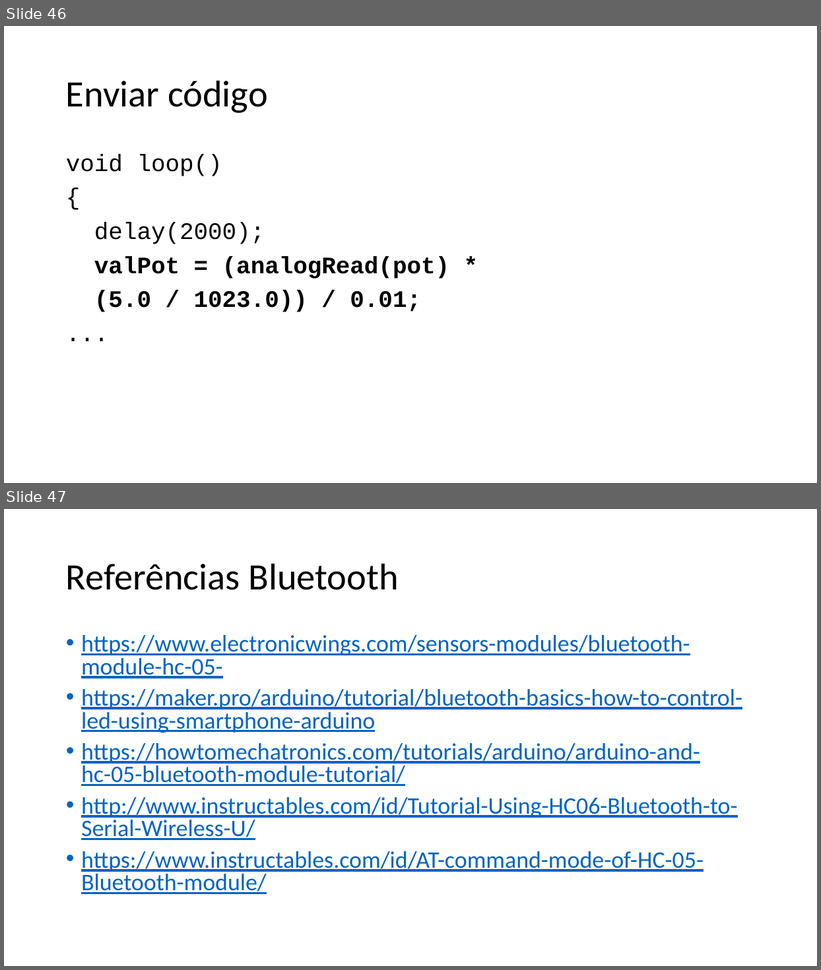
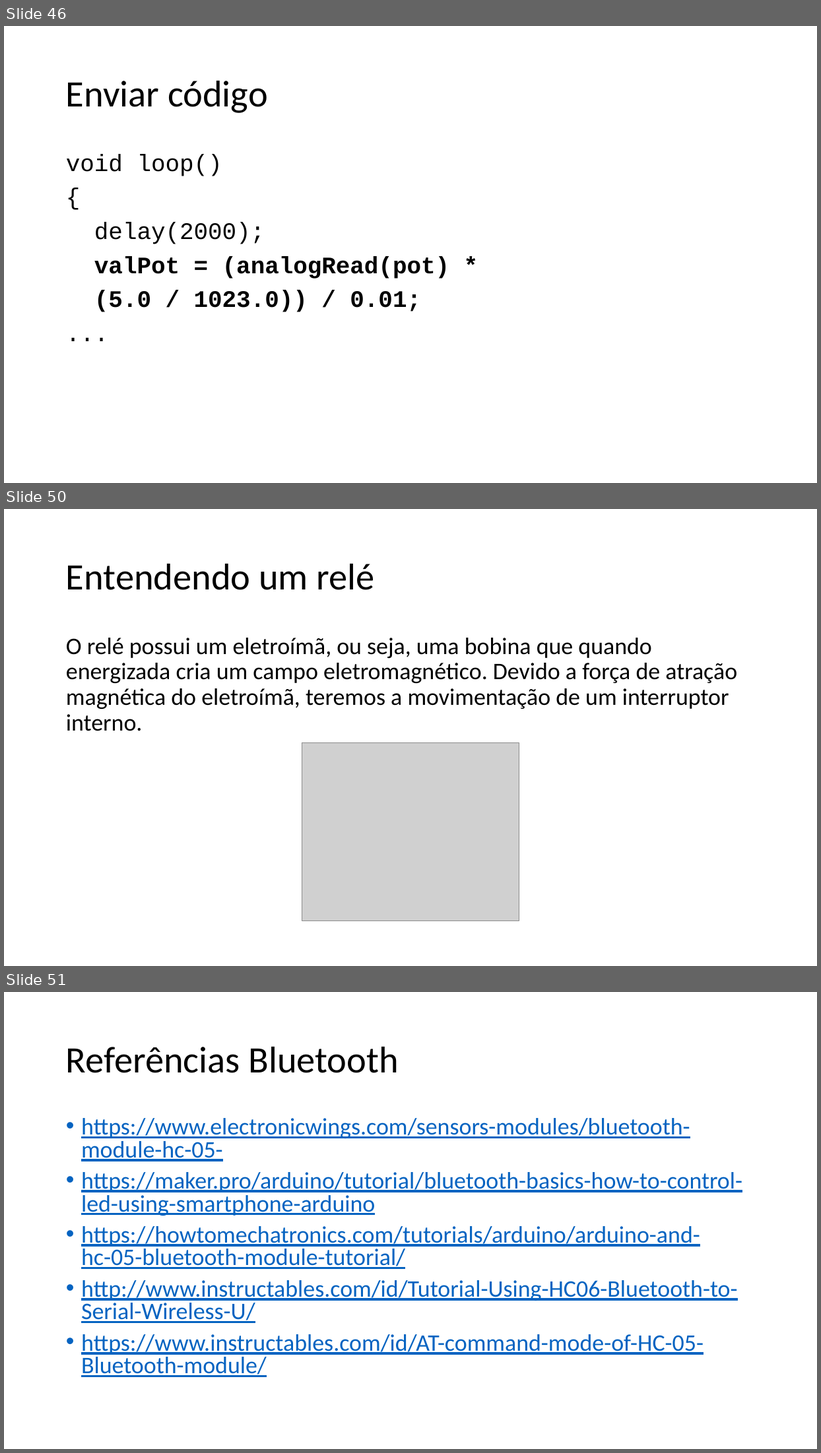
Before and after one commit to salmo-jr/public-slides, a slide deck: arduino-bluetooth.pptx. Shown one above the other, each under a label of ours: slides 46 and 47 before the commit, slides 46, 50 and 51 after it; the slides between them are not shown. The pictures are 821x970 and 821x1453 pixels, drawn with LibreOffice and Linux fonts; fonts in the diff are those of the drawing; grey boxes stand for pictures. Boxes give left, top, right and bottom in pixels: in the first picture for what was removed or moved away, otherwise in the second. Text is boxed around its words. In the diff, an @@ line names an element or a change of style, - is before the commit and + after.

Commit message:
adição de slides para relé

```diff
--- a/arduino-bluetooth.pptx
+++ b/arduino-bluetooth.pptx
@@ slide 50 added at <box>4,509,817,966</box>, background #FFFFFF @@
@@ title added at <box>66,563,375,590</box>, 44 pt, text #000000 @@
+Entendendo um relé
@@ text added at <box>66,638,737,731</box>, 28 pt, text #000000 @@
+O relé possui um eletroímã, ou seja, uma bobina que quando energizada cria um campo eletromagnético. Devido a força de atração magnética do eletroímã, teremos a movimentação de um interruptor interno.
@@ picture added at <box>302,743,519,921</box> @@
@@ what was slide 47 is now slide 51 @@
```
Also in this commit, not shown: 3 other slides added.
